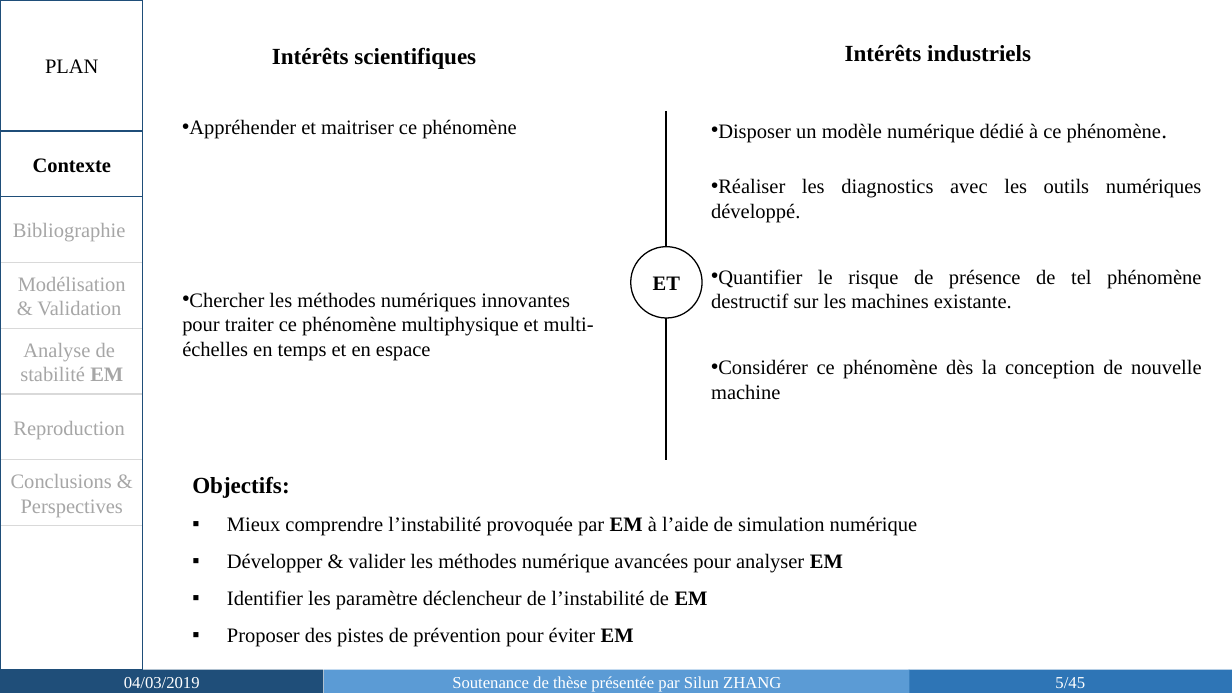
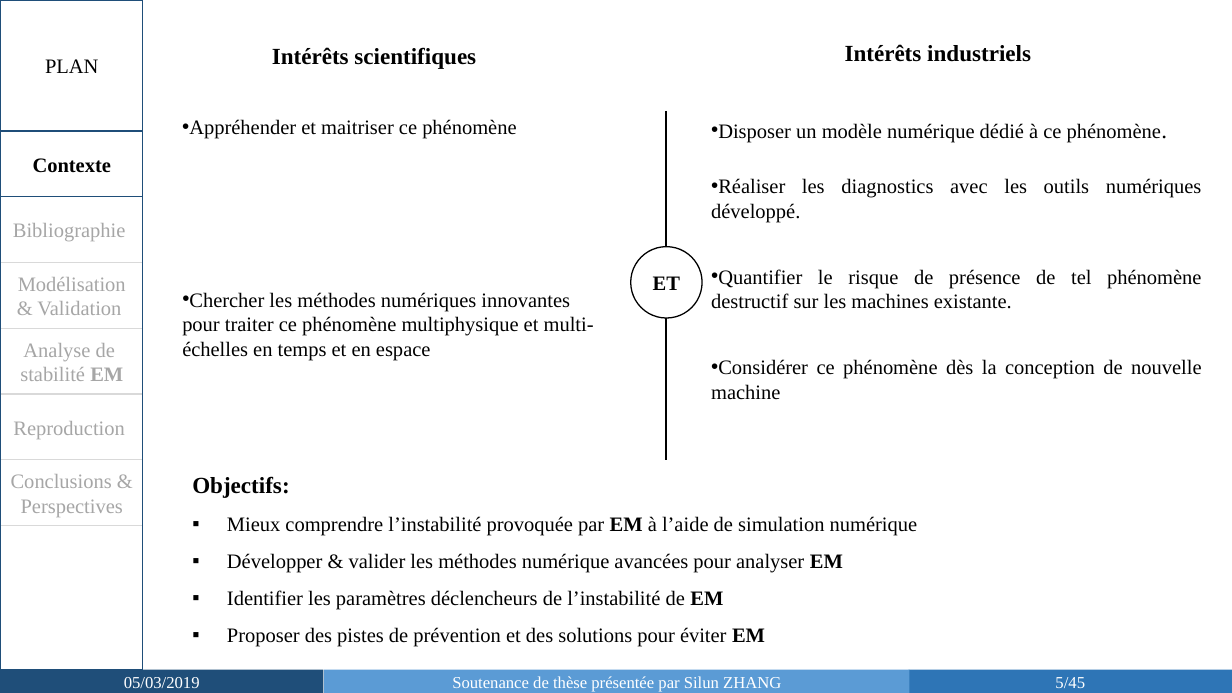
Before and after one commit to SilunZ/SoutenanceThese, a slide deck: slide 5 of Soutenance_Silun ZHANG-slides.pptx. Drawn at 1232x693 pixels with LibreOffice and Linux fonts; fonts in the diff are those of the drawing. Boxes give left, top, right and bottom in pixels: in the first picture for what was removed or moved away, otherwise in the second. Text is boxed around its words. In the diff, an @@ line names an element or a change of style, - is before the commit and + after.

```diff
--- a/Soutenance_Silun ZHANG-slides.pptx
+++ b/Soutenance_Silun ZHANG-slides.pptx
@@ text at (x1=227, y1=590, x2=765, y2=647): text changed @@
-▪ Identifier les paramètre déclencheur de l’instabilité de EM
-▪ Proposer des pistes de prévention pour éviter EM
+▪ Identifier les paramètres déclencheurs de l’instabilité de EM
+▪ Proposer des pistes de prévention et des solutions pour éviter EM
@@ text in rectangle at (x1=124, y1=677, x2=200, y2=688): text changed @@
-04/03/2019
+05/03/2019
```
Also in this commit, not shown: 19 other slides changed, 5 slides added, 2 other files.
